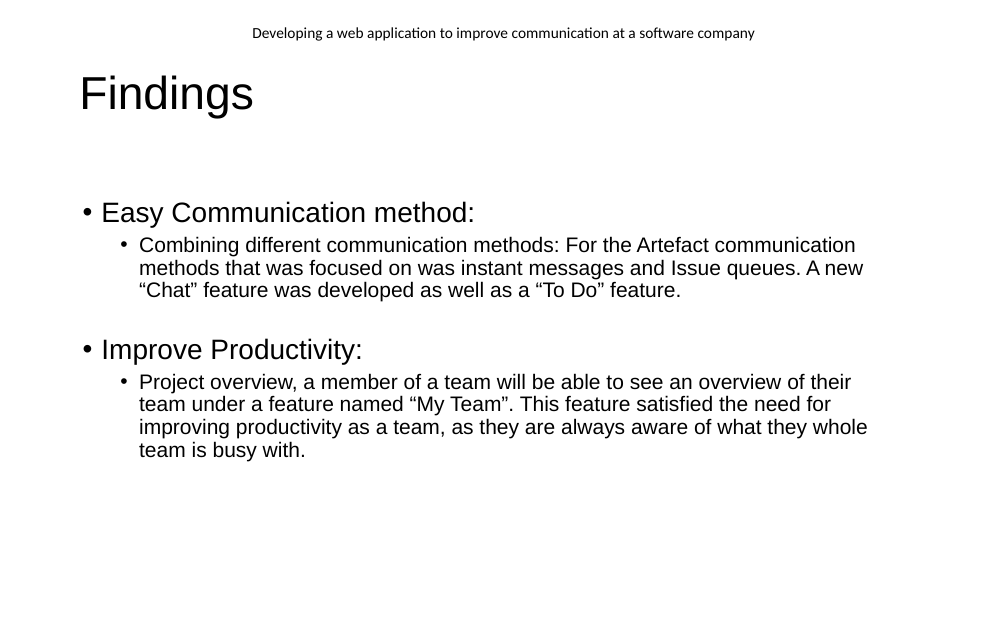
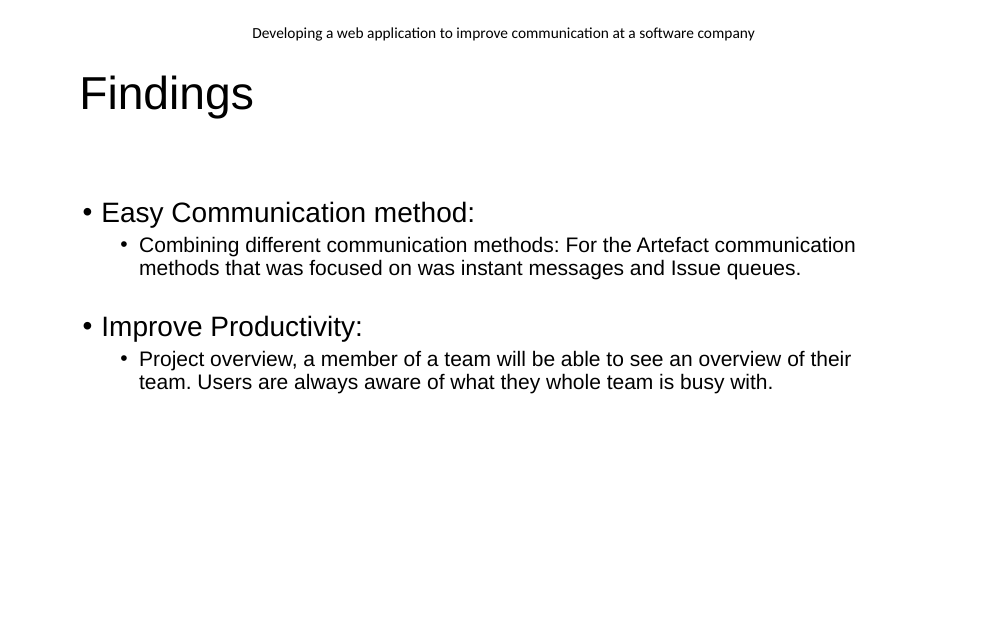
Before and after one commit to EnricoDreyer/Honors2021, a slide deck: slide 13 of Z ITRI 671 Research/Presentation/ITRI671_Presentation.pptx (slide 14 before the commit). Drawn at 1008x630 pixels with LibreOffice and Linux fonts; fonts in the diff are those of the drawing; background and template pictures are left out. Boxes give left, top, right and bottom in pixels: in the first picture for what was removed or moved away, otherwise in the second. Text is boxed around its words. In the diff, an @@ line names an element or a change of style, - is before the commit and + after.

Commit message:
Busy with last document

```diff
--- a/Z ITRI 671 Research/Presentation/ITRI671_Presentation.pptx
+++ b/Z ITRI 671 Research/Presentation/ITRI671_Presentation.pptx
@@ text at <box>139,236,856,279</box>: text changed @@
-    • Combining different communication methods: For the Artefact communication methods that was focused on was instant messages and Issue queues. A new “Chat” feature was developed as well as a “To Do” feature.
+    • Combining different communication methods: For the Artefact communication methods that was focused on was instant messages and Issue queues.
@@ text at <box>139,350,852,393</box>: text changed @@
-    • Project overview, a member of a team will be able to see an overview of their team under a feature named “My Team”. This feature satisfied the need for improving productivity as a team, as they are always aware of what they whole team is busy with.
+    • Project overview, a member of a team will be able to see an overview of their team. Users are always aware of what they whole team is busy with.
```
Also in this commit, not shown: 9 other slides changed, 4 slides added, 1 slide removed, 13 other files.
